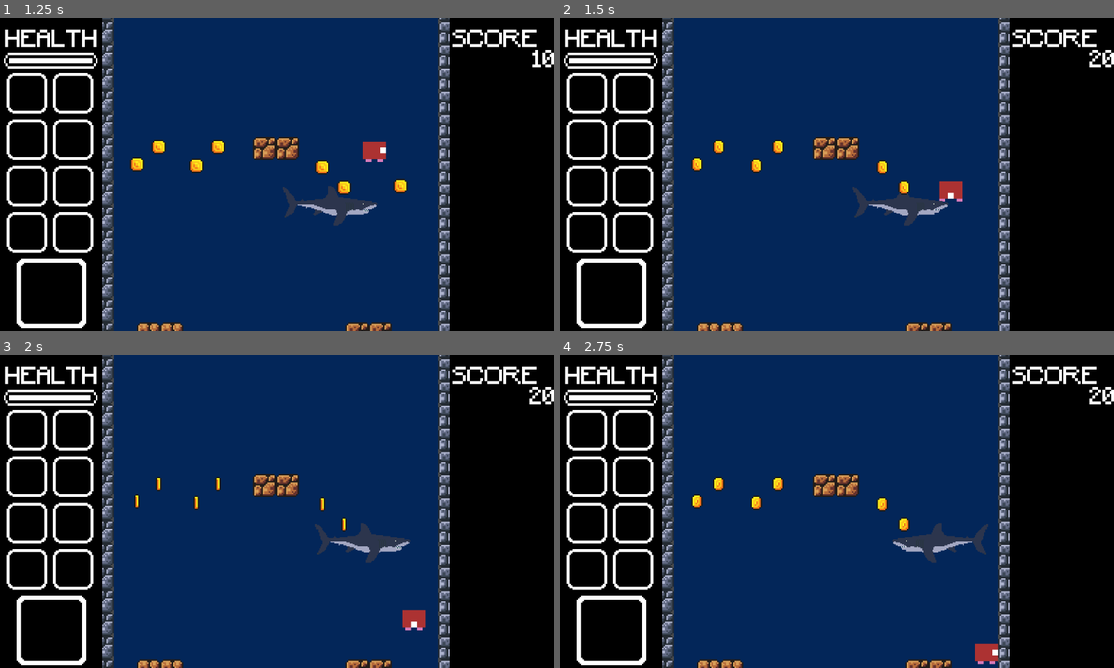
Above: before the commit, frames 1-4 (two rows, left to right).
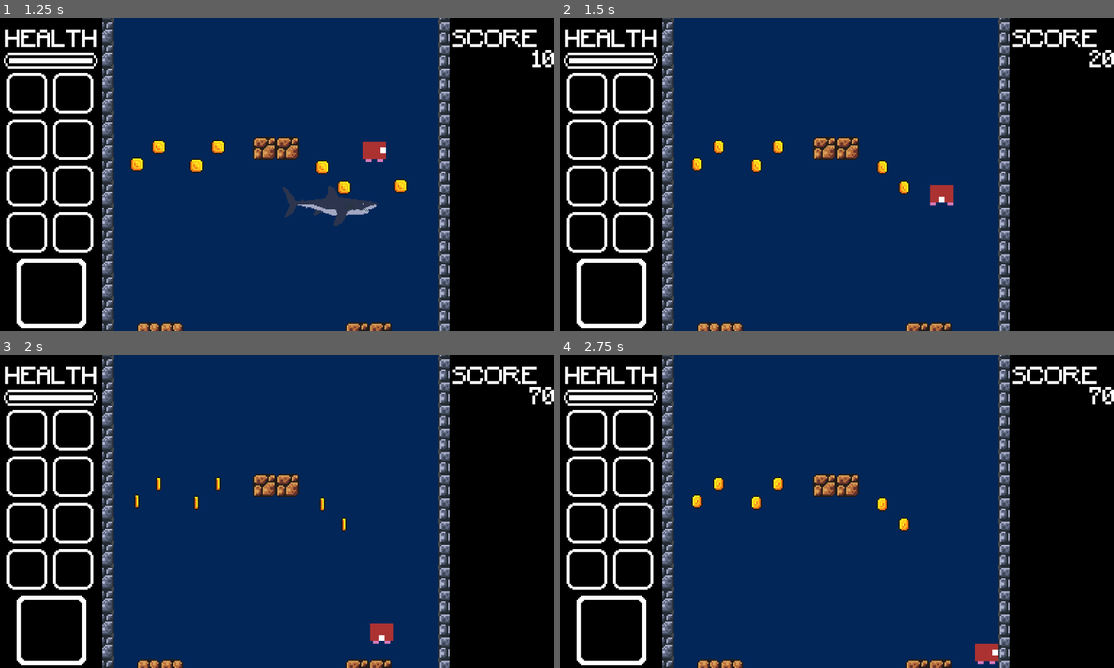
Above: after the commit, the same moments.

Repository: Zachbanderson/AbyssDiver
Game: Godot game, scene res://scenes/game_view.tscn
Same seed, same stepped clock (60 frames per second), same inputs: the game is played once before the commit and once after it.
Inputs:
- Up to frame 1 (1.25 s): hold D (move_right) from 0.53 s (still down); tap Space (shoot) at 0.6 s
- Up to frame 2 (1.5 s): release D (move_right) at 1.28 s; hold S (move_down) from 1.28 s (still down); tap Space (shoot) at 1.35 s
- Up to frame 3 (2 s): keep holding S (move_down)
- Up to frame 4 (2.75 s): release S (move_down) at 2.03 s; hold D (move_right) from 2.03 s (still down); tap Space (shoot) at 2.1 s

Frame 1 is identical in both runs. In frame 2, 1.1% of the frame differs, in the area x 16-73%, y 12-67%; in frame 3, 1.4%, in the area x 16-98%, y 10-93%; in frame 4, 0.9%.

Commit message:
Refactor: Create new function for when projectile despawns

Diff:
--- a/scripts/stun_gun_projectile_controller.gd
+++ b/scripts/stun_gun_projectile_controller.gd
@@ -11,6 +11,9 @@
 # Other variables
 var initial_position: Vector2		# Stores the initial position of the projectile.
 
+# Built-in Functions.
+#####################
+
 # Called when the node enters the scene tree for the first time.
 func _ready():
 	initial_position = position
@@ -20,16 +23,23 @@
 	position += direction.normalized() * delta * speed
 
 	if global_position.distance_to(initial_position) >= maximum_distance:
-		queue_free()
+		run_behavior_on_death()
 
-
+# Signal Connection Functions.
+##############################
 func _on_projectile_bounds_area_entered(area):
-	queue_free()
+	run_behavior_on_death()
 	if area.is_in_group('Hurtable'):
 		area.get_parent().take_damage(damage)
 
 
 func _on_projectile_bounds_body_entered(body):
-	queue_free()
+	run_behavior_on_death()
 	if body.get_parent().is_in_group('Hurtable'):
 		body.get_parent().take_damage(damage)
+
+# Programmer-Defined Functions.
+###############################
+func run_behavior_on_death():
+	SignalBus.enable_player_shooting.emit()
+	queue_free()
